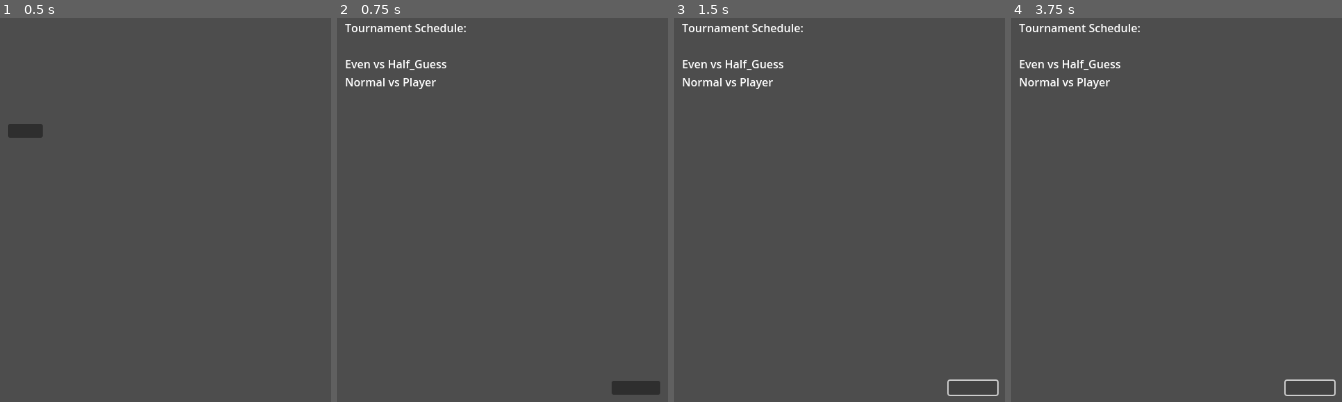
Above: before the commit, frames 1-4 (left to right).
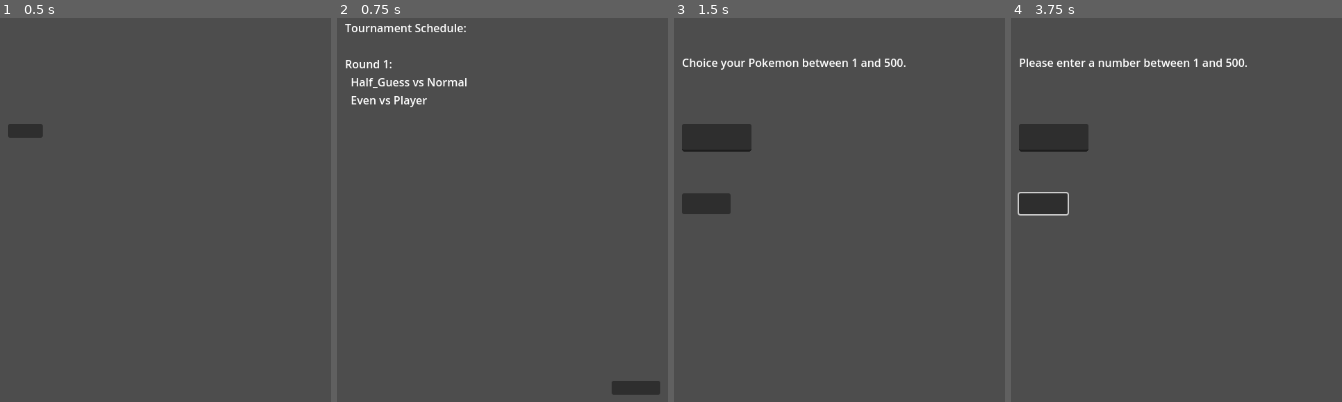
Above: after the commit, the same moments.

Repository: Quilfort/gameoff-2024
Game: Godot game, scene res://Scenes/after_battle.tscn
Same seed, same stepped clock (60 frames per second), same inputs: the game is played once before the commit and once after it. This scene is started directly instead of the project's main scene.
Inputs (mouse positions are in pixels of both pictures, inside the frame that each line leads up to):
- Up to frame 1 (0.5 s): no input
- Up to frame 2 (0.75 s): click (363, 129) at 0.5 s
- Up to frame 3 (1.5 s): click (971, 386) at 1.25 s
- Up to frame 4 (3.75 s): click (1044, 202) at 2.02 s; click (1044, 202) at 2.77 s; click (1308, 386) at 3.52 s

Frame 1 is identical in both runs. In frame 2, 1.2% of the frame differs, in the area x 2-40%, y 10-24%; in frame 3, 4.1%; in frame 4, 4.2%, in the area x 1-99%, y 1-99%.
Error before the commit: Invalid access to property or key 'winner' on a base object of type 'Array'. (res://Scripts/after_battle.gd:9)
Error after the commit: Invalid access to property or key 'winner' on a base object of type 'Array'. (res://Scripts/after_battle.gd:38)

Commit message:
Move Round logic into after_battle, can play full game with win

Diff:
--- a/game-off-2024/Scripts/Singleton/game_data.gd
+++ b/game-off-2024/Scripts/Singleton/game_data.gd
@@ -6,5 +6,5 @@
 
 # Tournament
 var DRAFT_COMPLETED = false
-var tournament_matches = null
-var next_matches = null
+var tournament_matches = []
+var next_matches = []
--- a/game-off-2024/Scripts/after_battle.gd
+++ b/game-off-2024/Scripts/after_battle.gd
@@ -1,18 +1,50 @@
 extends Node2D
 
 func _ready():
-	update_next_match()
-	setup_battle_result()
+	update_other_match_in_round()
+	display_round_result()
+
+# Update Logic for next matches
+func update_other_match_in_round():
+	var winner = null
+	for pairing in GameData.next_matches:
+		if pairing.team1 == PlayerData.player || pairing.team2 == PlayerData.player:
+			winner = BattleData.battle_history.winner
+		else:
+			print("Computer vs Computer")
+			# Determine the winner using a random coin flip
+			if randi() % 2 == 0:
+				winner = pairing.team1  # team1 wins
+			else:
+				winner = pairing.team2  # team2 wins
+
+		print("Winner:", winner.name)
+		BattleData.battle_winners.append(winner)
+	# If no matches left, print completion
+	if BattleData.battle_winners.size() == 0:
+		print("No more matches!")
+		return
+
+	# Generate the next round pairings
+	var next_round = create_duos(BattleData.battle_winners)
+	print("Next Round Pairings:", next_round)
+
+	# Update tournament matches with the new round
+	GameData.tournament_matches.append(next_round)
+	GameData.next_matches = next_round  # Set next matches to the next round
 
 # Change this name
-func setup_battle_result():
-	$BattleResultLabel.text = BattleData.battle_history.winner + " wins!"
+func display_round_result():
+	$BattleResultLabel.text = BattleData.battle_history.winner.name + " wins!"
 	print(BattleData.battle_history)
-	print(GameData.next_matches)
+	print("Updated Tournament Matches:", GameData.tournament_matches)
+	print("Next Matches:", GameData.next_matches)
 
-# Update Logic for next matches
-func update_next_match():
-	print(GameData.next_matches)
+func _on_continue_button_pressed() -> void:
+	reset_battle_data()
+	print(BattleData.battle_history)
+	get_tree().change_scene_to_file("res://Scenes/tournament.tscn")
+
 
 func reset_battle_data():
 	BattleData.battle_history = []
@@ -21,8 +53,16 @@
 	BattleData.computer = null
 	BattleData.computer_name = null
 	BattleData.computer_strategy = null
+	BattleData.battle_winners = []
 
-func _on_continue_button_pressed() -> void:
-	reset_battle_data()
-	print(BattleData.battle_history)
-	get_tree().change_scene_to_file("res://Scenes/tournament.tscn")
+# Function to create duos
+func create_duos(participants):
+	if !GameData.DRAFT_COMPLETED:
+		participants.shuffle()  # Shuffle the participants list
+	var pairings = []
+
+	# Pair participants into duos
+	for i in range(0, participants.size(), 2):
+		if i + 1 < participants.size():
+			pairings.append({"team1": participants[i], "team2": participants[i + 1]})
+	return pairings
--- a/game-off-2024/Scripts/battle.gd
+++ b/game-off-2024/Scripts/battle.gd
@@ -143,7 +143,7 @@
 	update_history_display()
 
 	if guess == computer_number:
-		finish_game(computer_number, PlayerData.player.name)
+		finish_game(computer_number, PlayerData.player)
 
 	is_player_turn = false
 	$InstructionLabel.text = "Computer will guess in 2 seconds..."
@@ -186,7 +186,7 @@
 	update_history_display()
 
 	if guess == player_number:
-		finish_game(player_number, BattleData.computer.name)
+		finish_game(player_number, BattleData.computer)
 
 # Handle Computer Strategy Logic
 func even_strategy() -> int:
--- a/game-off-2024/Scripts/tournament_schema.gd
+++ b/game-off-2024/Scripts/tournament_schema.gd
@@ -13,15 +13,24 @@
 		print("Draft already completed. Skipping draft.")
 		display_schedule()
 
-# Function to display the tournament schedule
+# Function to display the tournament schedule with rounds
 func display_schedule():
 	var schedule_text = "Tournament Schedule:\n\n"
 
-	for match in GameData.tournament_matches:
-		var team1 = match["team1"].name
-		var team2 = match["team2"].name
-		schedule_text += "%s vs %s\n" % [team1, team2]
+	# Iterate through each round in the tournament matches
+	for round_index in range(GameData.tournament_matches.size()):
+		var round_matches = GameData.tournament_matches[round_index]
+		schedule_text += "Round %d:\n" % (round_index + 1)
 
+		# Iterate through matches in the current round
+		for match in round_matches:
+			var team1 = match["team1"].name
+			var team2 = match["team2"].name
+			schedule_text += "  %s vs %s\n" % [team1, team2]
+
+		schedule_text += "\n"  # Add spacing between rounds
+
+	# Set the text to the TournamentScheduleLabel
 	$TournamentScheduleLabel.text = schedule_text
 
 ## DRAFT
@@ -35,8 +44,8 @@
 	participants.append(PlayerData.player)
 
 	# Randomize and pair participants
-	var pairings = create_duos(participants)
-	GameData.tournament_matches = pairings
+	var pairings = create_duos_draft(participants)
+	GameData.tournament_matches = [pairings]
 	GameData.next_matches = pairings
 	# print("Full Matches")
 	# print(GameData.tournament_matches)
@@ -53,9 +62,8 @@
 	return all_computers.slice(0, MAX_PLAYERS - 1)
 
 # Function to create duos
-func create_duos(participants):
-	if !GameData.DRAFT_COMPLETED:
-		participants.shuffle()  # Shuffle the participants list
+func create_duos_draft(participants):
+	participants.shuffle()  # Shuffle the participants list
 	var pairings = []
 
 	# Pair participants into duos
@@ -65,47 +73,17 @@
 	return pairings
 
 func _on_next_battle_button_pressed() -> void:
-
-	BattleData.battle_winners = []
-
 	# Simulate each match
 	for pairing in GameData.next_matches:
 		print("Match:", pairing)
-		var winner = null
 		# Check if the Player is in team1 or team2 of the current pairing
 		if pairing.team1 == PlayerData.player || pairing.team2 == PlayerData.player:
 			print("Player is in team")
-			if randi() % 2 == 0:
-				winner = pairing.team1  # team1 wins
+			if pairing.team1 == PlayerData.player:
+				BattleData.computer = pairing.team2  # Set opponent as team2
 			else:
-				winner = pairing.team2  # team2 wins
-			#BattleData.computer = pairing.team2  # Set opponent as team2
-			#BattleData.computer = pairing.team1  # Set opponent as team1
-			#get_tree().change_scene_to_file("res://Scenes/before_battle.tscn")
-			#return
-		else:
-			print("Computer vs Computer")
-			# Determine the winner using a random coin flip
-			if randi() % 2 == 0:
-				winner = pairing.team1  # team1 wins
-			else:
-				winner = pairing.team2  # team2 wins
+				BattleData.computer = pairing.team1  # Set opponent as team1
+			get_tree().change_scene_to_file("res://Scenes/before_battle.tscn")
+			return
 
-		print("Winner:", winner.name)
-		BattleData.battle_winners.append(winner)
-
-	# If no matches left, print completion
-	if BattleData.battle_winners.size() == 0:
-		print("No more matches!")
-		return
-
-	# Generate the next round pairings
-	var next_round = create_duos(BattleData.battle_winners)
-	print("Next Round Pairings:", next_round)
-
-	# Update tournament matches with the new round
-	GameData.tournament_matches.append(next_round)
-	GameData.next_matches = next_round  # Set next matches to the next round
-
-	print("Updated Tournament Matches:", GameData.tournament_matches)
-	print("Next Matches:", GameData.next_matches)
+	# Sim full matches if player is eliminated (Of do this in after_battle.gd)
